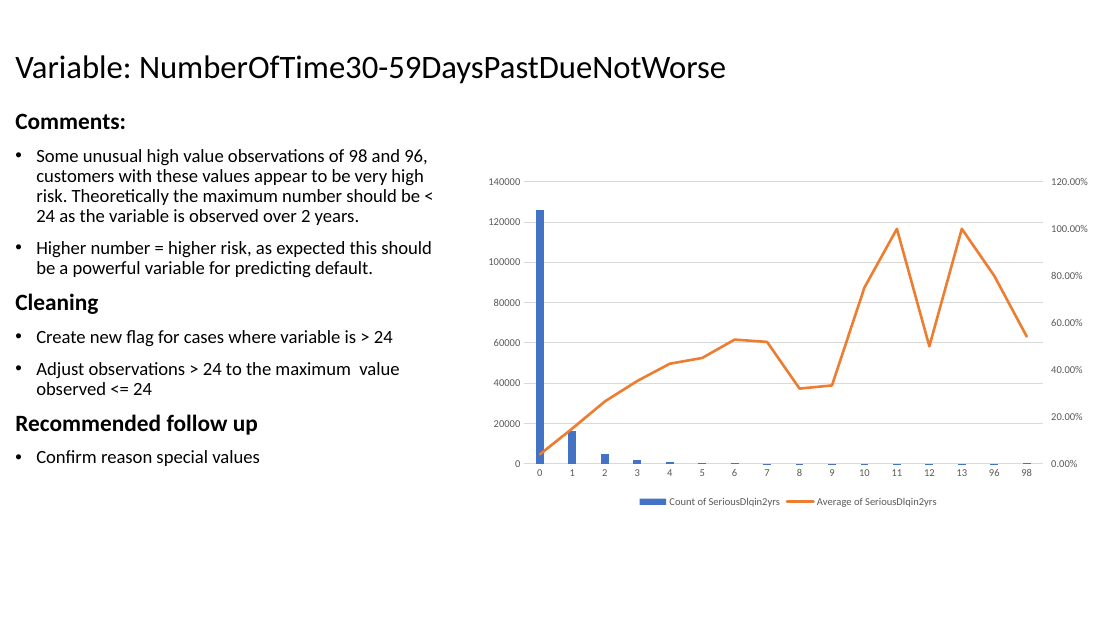
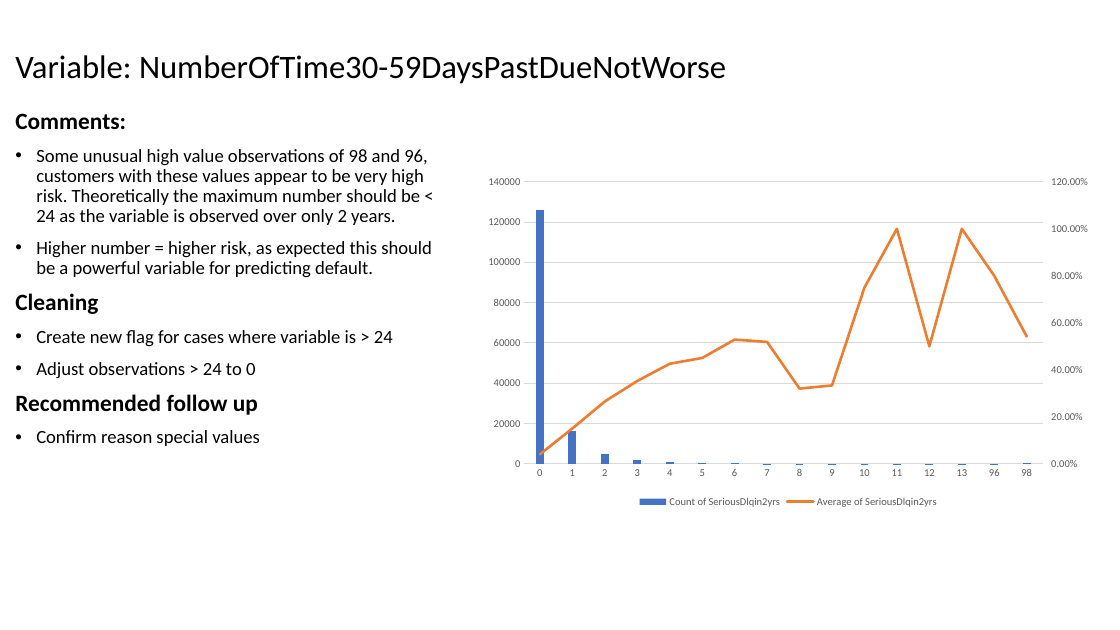
Before and after one commit to matthewjones-perth/givemesomecredit, a slide deck: slide 14 of Paidy Dataset Exercise.pptm. Drawn at 1120x630 pixels with LibreOffice and Linux fonts; fonts in the diff are those of the drawing. Boxes give left, top, right and bottom in pixels: in the first picture for what was removed or moved away, otherwise in the second. Text is boxed around its words. In the diff, an @@ line names an element or a change of style, - is before the commit and + after.

```diff
--- a/Paidy Dataset Exercise.pptm
+++ b/Paidy Dataset Exercise.pptm
@@ text at (x1=36, y1=149, x2=428, y2=225): text changed @@
-• Some unusual high value observations of 98 and 96, customers with these values appear to be very high risk. Theoretically the maximum number should be < 24 as the variable is observed over 2 years.
+• Some unusual high value observations of 98 and 96, customers with these values appear to be very high risk. Theoretically the maximum number should be < 24 as the variable is observed over only 2 years.
@@ text at (x1=36, y1=362, x2=255, y2=378): text changed @@
-• Adjust observations > 24 to the maximum value observed <= 24
+• Adjust observations > 24 to 0
```
Also in this commit, not shown: 16 other slides changed, 2 slides added, 1 slide removed, 2 other files.
